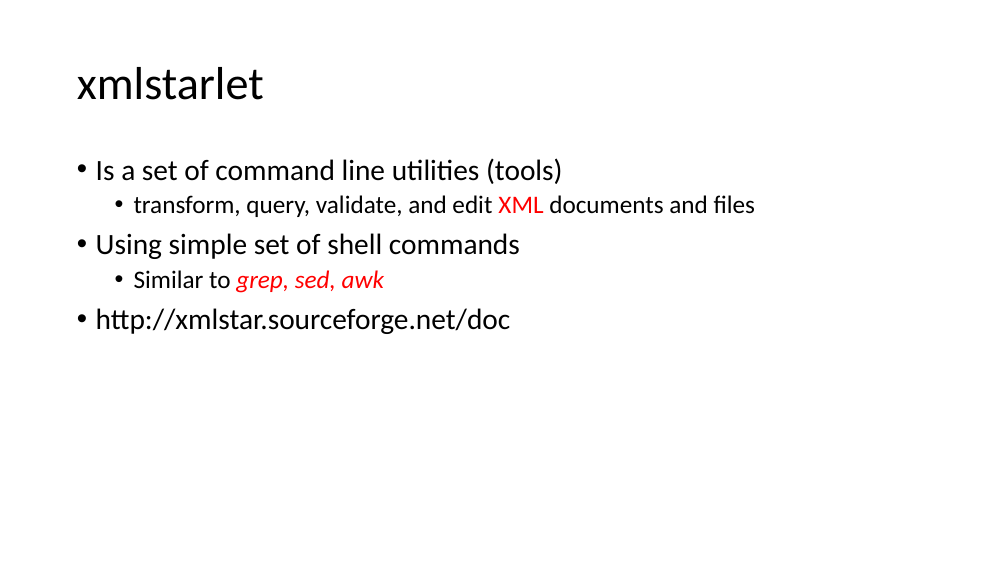
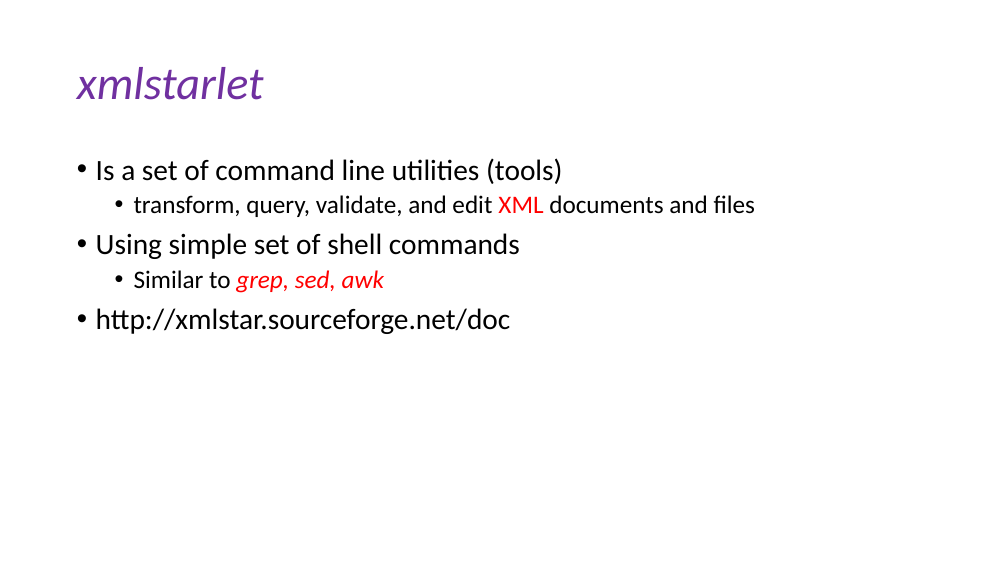
Before and after one commit to frankwxu/digital-forensics-lab, a slide deck: slide 9 of NIST_Data_Leakage_Case/NIST_Data_Leakage_02._WinEvt_XML.pptx (slide 8 before the commit). Drawn at 1008x567 pixels with LibreOffice and Linux fonts; fonts in the diff are those of the drawing; background and template pictures are left out. Boxes give left, top, right and bottom in pixels: in the first picture for what was removed or moved away, otherwise in the second. Text is boxed around its words. In the diff, an @@ line names an element or a change of style, - is before the commit and + after.

```diff
--- a/NIST_Data_Leakage_Case/NIST_Data_Leakage_02._WinEvt_XML.pptx
+++ b/NIST_Data_Leakage_Case/NIST_Data_Leakage_02._WinEvt_XML.pptx
@@ title "xmlstarlet" at <box>77,67,264,100</box>: text colour #000000 to #7030A0, italic on @@
```
Also in this commit, not shown: 3 other slides changed, 2 slides added, 1 slide removed, 1 other file.
